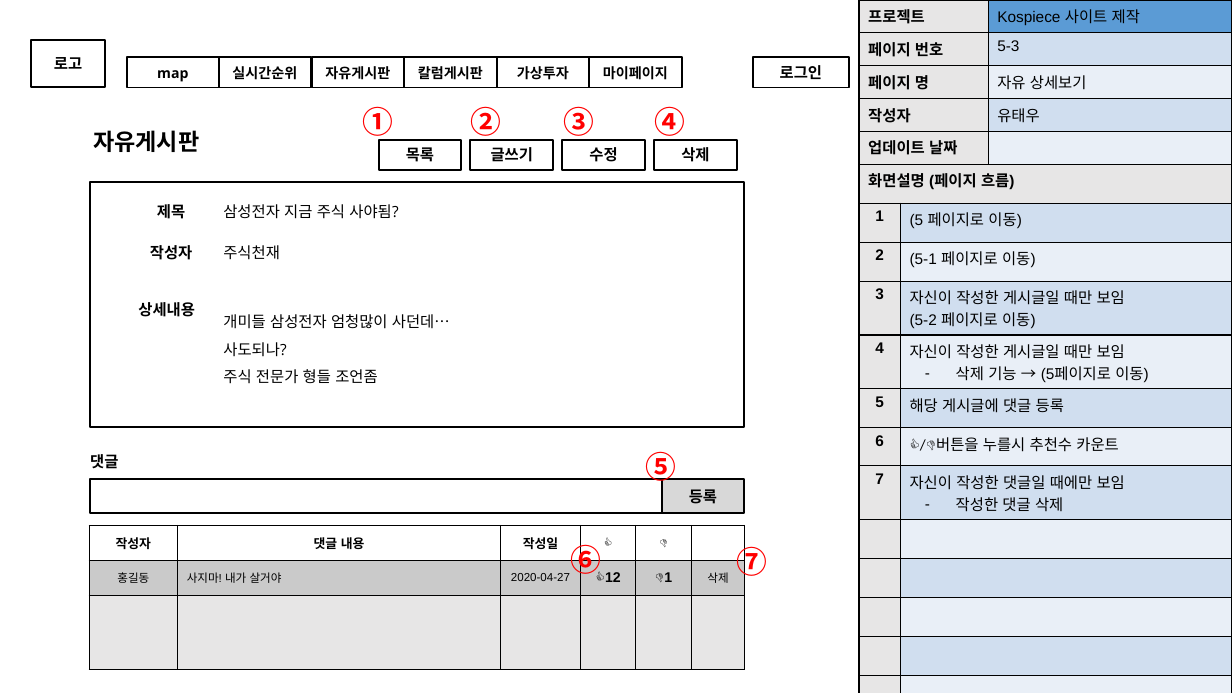
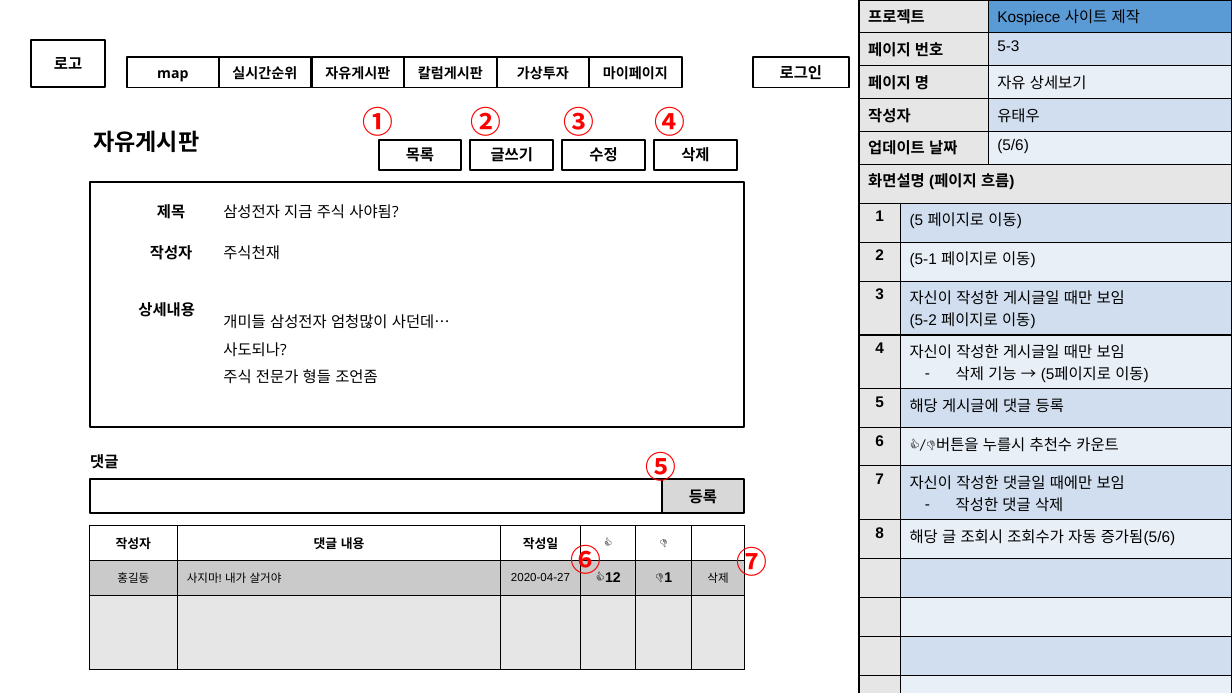
Before and after one commit to aa991102/kospiece, a slide deck: slide 32 of PersonalFolder/modeling/코스피스-스토리보드-통합.pptx (slide 31 before the commit). Drawn at 1232x693 pixels with LibreOffice and Linux fonts; fonts in the diff are those of the drawing. Boxes give left, top, right and bottom in pixels: in the first picture for what was removed or moved away, otherwise in the second. Text is boxed around its words. In the diff, an @@ line names an element or a change of style, - is before the commit and + after.

```diff
--- a/PersonalFolder/modeling/코스피스-스토리보드-통합.pptx
+++ b/PersonalFolder/modeling/코스피스-스토리보드-통합.pptx
@@ table at (860, 0, 1232, 165) @@
-row 5, column 2: 
+row 5, column 2: (5/6)
@@ table at (860, 165, 1232, 693) @@
+row 9: 8 | 해당 글 조회시 조회수가 자동 증가됨(5/6)
-row 13:  | 
```
Also in this commit, not shown: 3 other slides changed, 1 slide added, 2 other files.
